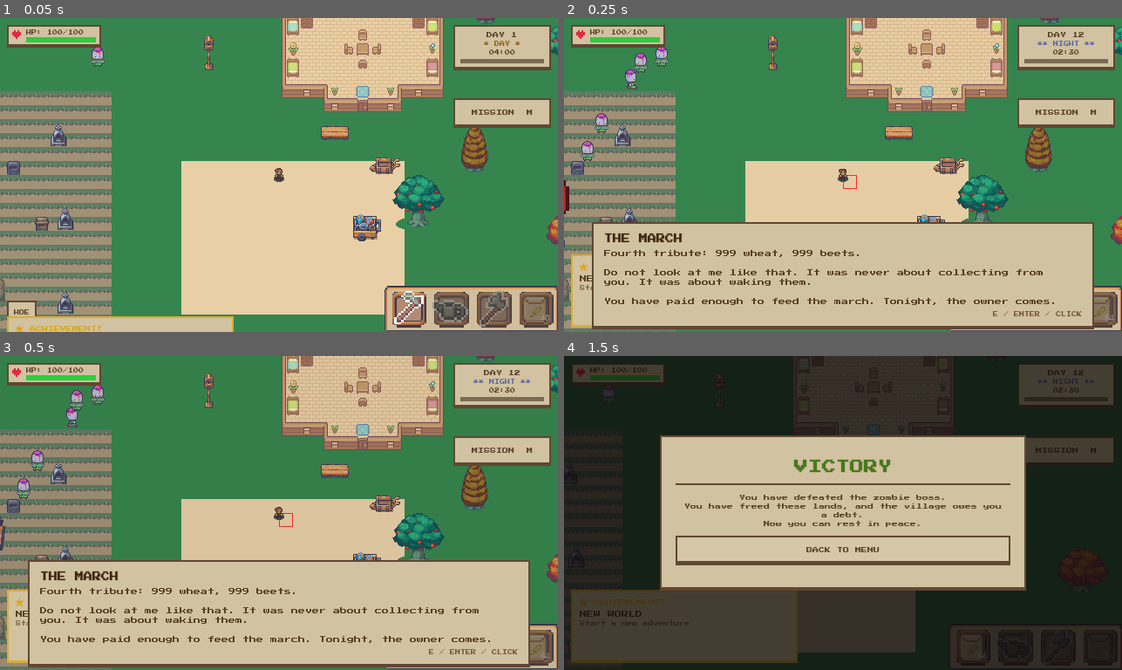
Above: before the commit, frames 1-4 (two rows, left to right).
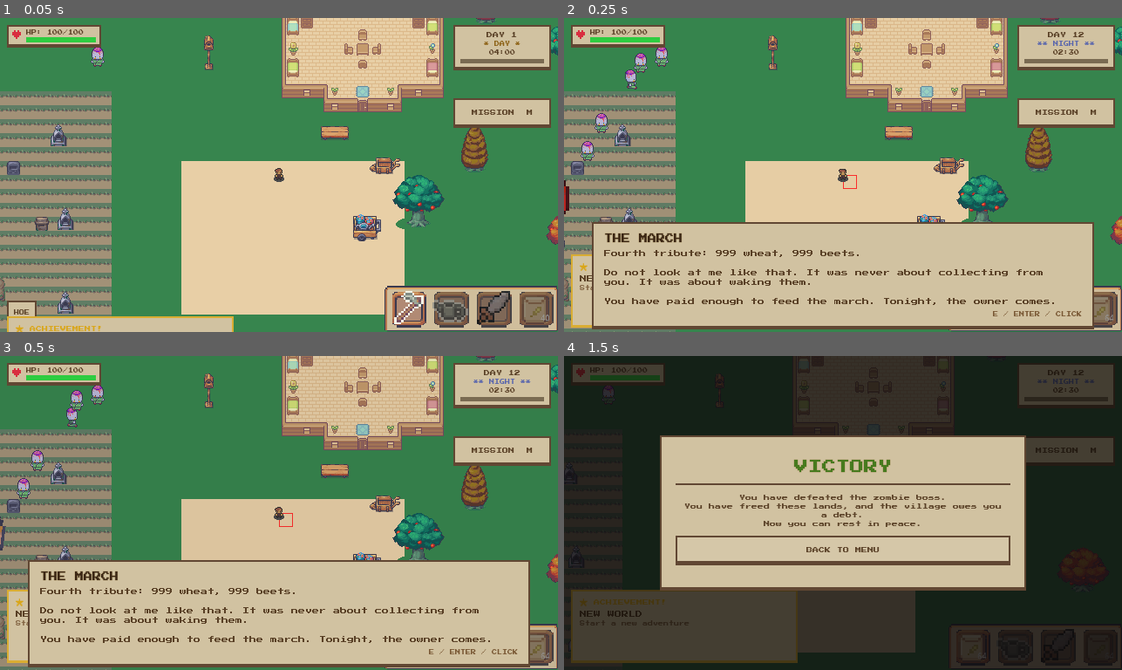
Above: after the commit, the same moments.

Repository: alexmf10/Survivalfarm-
Game: Godot game, scene res://tests/smoke_full_flow.tscn
The game is run twice, just before and just after one commit, with the same random seed, the same clock (stepped at 60 frames per second) and the same inputs. This scene is started directly instead of the project's main scene.
Inputs (mouse positions are in pixels of both pictures, inside the frame that each line leads up to):
- Up to frame 1 (0.05 s): no input
- Up to frame 2 (0.25 s): no input
- Up to frame 3 (0.5 s): no input
- Up to frame 4 (1.5 s): tap Enter at 0.5 s; move the mouse to (965, 497) at 0.52 s; hold D (move_right) 0.53-1.25 s; hold Right mouse button (dash) 0.53-1.25 s; click (965, 497) at 0.67 s; tap Space at 0.77 s; drag from (731, 528) to (876, 443) at 1.27 s

The runs differ from the first frame. In frame 1, 0.3% of the frame differs, in the area x 85-92%, y 86-99%; in frame 2, nothing differs; in frame 3, nothing differs; in frame 4, less than 0.1%.

Commit message:
Crop expansion
3 New crops with their prices in market

Diff:
--- a/core/main.gd
+++ b/core/main.gd
@@ -39,6 +39,9 @@
 	crop_svc.connect_signals()
 	crop_svc.register_crop(preload("res://data/definition/wheat.tres"))
 	crop_svc.register_crop(preload("res://data/definition/beet.tres"))
+	crop_svc.register_crop(preload("res://data/definition/lavender.tres"))
+	crop_svc.register_crop(preload("res://data/definition/ember_lily.tres"))
+	crop_svc.register_crop(preload("res://data/definition/cotton.tres"))
 	EventBus.services.register(&"crop", crop_svc)
 
 	# FarmService: gestiona los visuales del sistema de cultivos (Node, necesita árbol).
--- a/data/component/crop_component.gd
+++ b/data/component/crop_component.gd
@@ -6,6 +6,9 @@
 enum CropType {
 	Wheat,
 	Beet,
+	Cotton,
+	Ember_lily,
+	Lavender
 }
 
 @export var crop_name: String = ""
--- a/data/definition/axe.tres
+++ /dev/null
@@ -1,15 +0,0 @@
-[gd_resource type="Resource" script_class="ToolsComponent" load_steps=3 format=3 uid="uid://udvbn5fy2g1n"]
-
-[ext_resource type="Script" uid="uid://dho82rffr18o5" path="res://data/component/tools_component.gd" id="1_sh6k6"]
-[ext_resource type="Texture2D" uid="uid://ctx2ejkid2f3m" path="res://assets/textures/test/objects/basic_tools_and_meterials.png" id="2_g2le5"]
-
-[resource]
-script = ExtResource("1_sh6k6")
-tool_type = 5
-spritesheet = ExtResource("2_g2le5")
-drop_col = 1
-spritesheet_row = 0
-frame_width = 16
-frame_height = 16
-is_seed = false
-metadata/_custom_type_script = "uid://dho82rffr18o5"
--- /dev/null
+++ b/data/definition/cotton.tres
@@ -0,0 +1,19 @@
+[gd_resource type="Resource" script_class="CropComponent" load_steps=3 format=3 uid="uid://0bdlusbyb12a"]
+
+[ext_resource type="Script" uid="uid://dyk8gpabr5i6s" path="res://data/component/crop_component.gd" id="1_4b78o"]
+[ext_resource type="Texture2D" uid="uid://bxn15y8mnnmqy" path="res://assets/textures/test/objects/basic_plants.png" id="2_b47a0"]
+
+[resource]
+script = ExtResource("1_4b78o")
+crop_name = "Cotton"
+crop_type = 2
+is_seed = false
+max_stages = 4
+days_per_stage = 1
+spritesheet = ExtResource("2_b47a0")
+frame_width = 16
+frame_height = 16
+spritesheet_row = 4
+seed_col = 0
+drop_col = 5
+metadata/_custom_type_script = "uid://dyk8gpabr5i6s"
--- /dev/null
+++ b/data/definition/cotton_seed.tres
@@ -0,0 +1,19 @@
+[gd_resource type="Resource" script_class="CropComponent" load_steps=3 format=3 uid="uid://qv7mkorbifhh"]
+
+[ext_resource type="Script" uid="uid://dyk8gpabr5i6s" path="res://data/component/crop_component.gd" id="1_sqxgk"]
+[ext_resource type="Texture2D" uid="uid://bxn15y8mnnmqy" path="res://assets/textures/test/objects/basic_plants.png" id="2_ydk3p"]
+
+[resource]
+script = ExtResource("1_sqxgk")
+crop_name = "Cotton Seed"
+crop_type = 2
+is_seed = true
+max_stages = 4
+days_per_stage = 1
+spritesheet = ExtResource("2_ydk3p")
+frame_width = 16
+frame_height = 16
+spritesheet_row = 4
+seed_col = 0
+drop_col = 0
+metadata/_custom_type_script = "uid://dyk8gpabr5i6s"
--- /dev/null
+++ b/data/definition/ember_lily.tres
@@ -0,0 +1,19 @@
+[gd_resource type="Resource" script_class="CropComponent" load_steps=3 format=3 uid="uid://cipewrbs405rj"]
+
+[ext_resource type="Script" uid="uid://dyk8gpabr5i6s" path="res://data/component/crop_component.gd" id="1_ds1bk"]
+[ext_resource type="Texture2D" uid="uid://bxn15y8mnnmqy" path="res://assets/textures/test/objects/basic_plants.png" id="2_0p0g0"]
+
+[resource]
+script = ExtResource("1_ds1bk")
+crop_name = "Ember Lily"
+crop_type = 3
+is_seed = false
+max_stages = 4
+days_per_stage = 1
+spritesheet = ExtResource("2_0p0g0")
+frame_width = 16
+frame_height = 16
+spritesheet_row = 3
+seed_col = 0
+drop_col = 5
+metadata/_custom_type_script = "uid://dyk8gpabr5i6s"
--- /dev/null
+++ b/data/definition/ember_lily_seed.tres
@@ -0,0 +1,19 @@
+[gd_resource type="Resource" script_class="CropComponent" load_steps=3 format=3 uid="uid://ds0lfwtv2wwkx"]
+
+[ext_resource type="Script" uid="uid://dyk8gpabr5i6s" path="res://data/component/crop_component.gd" id="1_130am"]
+[ext_resource type="Texture2D" uid="uid://bxn15y8mnnmqy" path="res://assets/textures/test/objects/basic_plants.png" id="2_t2l0g"]
+
+[resource]
+script = ExtResource("1_130am")
+crop_name = "Ember lily seed"
+crop_type = 3
+is_seed = true
+max_stages = 4
+days_per_stage = 1
+spritesheet = ExtResource("2_t2l0g")
+frame_width = 16
+frame_height = 16
+spritesheet_row = 3
+seed_col = 0
+drop_col = 0
+metadata/_custom_type_script = "uid://dyk8gpabr5i6s"
--- /dev/null
+++ b/data/definition/lavender.tres
@@ -0,0 +1,19 @@
+[gd_resource type="Resource" script_class="CropComponent" load_steps=3 format=3 uid="uid://q5yoe4huavwk"]
+
+[ext_resource type="Script" uid="uid://dyk8gpabr5i6s" path="res://data/component/crop_component.gd" id="1_yy3iv"]
+[ext_resource type="Texture2D" uid="uid://bxn15y8mnnmqy" path="res://assets/textures/test/objects/basic_plants.png" id="2_soyea"]
+
+[resource]
+script = ExtResource("1_yy3iv")
+crop_name = "Lavender"
+crop_type = 4
+is_seed = false
+max_stages = 4
+days_per_stage = 1
+spritesheet = ExtResource("2_soyea")
+frame_width = 16
+frame_height = 16
+spritesheet_row = 2
+seed_col = 0
+drop_col = 5
+metadata/_custom_type_script = "uid://dyk8gpabr5i6s"
--- /dev/null
+++ b/data/definition/lavender_seed.tres
@@ -0,0 +1,19 @@
+[gd_resource type="Resource" script_class="CropComponent" load_steps=3 format=3 uid="uid://1jnn63tiytfh"]
+
+[ext_resource type="Script" uid="uid://dyk8gpabr5i6s" path="res://data/component/crop_component.gd" id="1_uwd3i"]
+[ext_resource type="Texture2D" uid="uid://bxn15y8mnnmqy" path="res://assets/textures/test/objects/basic_plants.png" id="2_tv4q2"]
+
+[resource]
+script = ExtResource("1_uwd3i")
+crop_name = "Lavender Seed"
+crop_type = 4
+is_seed = true
+max_stages = 4
+days_per_stage = 1
+spritesheet = ExtResource("2_tv4q2")
+frame_width = 16
+frame_height = 16
+spritesheet_row = 2
+seed_col = 0
+drop_col = 0
+metadata/_custom_type_script = "uid://dyk8gpabr5i6s"
--- /dev/null
+++ b/data/definition/weapon.tres
@@ -0,0 +1,15 @@
+[gd_resource type="Resource" script_class="ToolsComponent" load_steps=3 format=3 uid="uid://udvbn5fy2g1n"]
+
+[ext_resource type="Script" uid="uid://dho82rffr18o5" path="res://data/component/tools_component.gd" id="1_cnfy0"]
+[ext_resource type="Texture2D" uid="uid://c3qitxhl13n84" path="res://assets/textures/test/objects/equipment.png" id="2_6g6pc"]
+
+[resource]
+script = ExtResource("1_cnfy0")
+tool_type = 5
+spritesheet = ExtResource("2_6g6pc")
+drop_col = 0
+spritesheet_row = 1
+frame_width = 16
+frame_height = 16
+is_seed = false
+metadata/_custom_type_script = "uid://dho82rffr18o5"
--- a/services/trade_service.gd
+++ b/services/trade_service.gd
@@ -18,16 +18,25 @@
 const SELL_PRICES: Dictionary = {
 	CropComponent.CropType.Wheat: 5,
 	CropComponent.CropType.Beet: 8,
+	CropComponent.CropType.Lavender: 15,
+	CropComponent.CropType.Ember_lily: 40,
+	CropComponent.CropType.Cotton: 75,
 }
 
 const SEED_PRICES: Dictionary = {
 	CropComponent.CropType.Wheat: 3,
 	CropComponent.CropType.Beet: 5,
+		CropComponent.CropType.Lavender: 10,
+	CropComponent.CropType.Ember_lily: 25,
+	CropComponent.CropType.Cotton: 50,
 }
 
 const CROP_NAMES: Dictionary = {
 	CropComponent.CropType.Wheat: "Wheat",
 	CropComponent.CropType.Beet: "Beet",
+	CropComponent.CropType.Lavender: "Lavender",
+	CropComponent.CropType.Ember_lily: "Ember lily",
+	CropComponent.CropType.Cotton: "Cotton",
 }
 
 var coins: int = 0
@@ -42,18 +51,25 @@
 # Base de datos de los sprites
 var _crop_database: Dictionary = {
 	CropComponent.CropType.Wheat: preload("res://data/definition/wheat.tres"),
-	CropComponent.CropType.Beet: preload("res://data/definition/beet.tres")
+	CropComponent.CropType.Beet: preload("res://data/definition/beet.tres"),
+	CropComponent.CropType.Cotton: preload("res://data/definition/cotton.tres"),
+	CropComponent.CropType.Ember_lily: preload("res://data/definition/ember_lily.tres"),
+	CropComponent.CropType.Lavender: preload("res://data/definition/lavender.tres")
 }
 
 var _seed_database: Dictionary = {
 	CropComponent.CropType.Wheat: preload("res://data/definition/wheat_seed.tres"),
-	CropComponent.CropType.Beet: preload("res://data/definition/beet_seed.tres")
+	CropComponent.CropType.Beet: preload("res://data/definition/beet_seed.tres"),
+	CropComponent.CropType.Cotton: preload("res://data/definition/cotton_seed.tres"),
+	CropComponent.CropType.Ember_lily: preload("res://data/definition/ember_lily_seed.tres"),
+	CropComponent.CropType.Lavender: preload("res://data/definition/lavender_seed.tres")
+
 }
 
 var _tool_database: Dictionary = {
 	ToolsComponent.Tools.TillGround: preload("res://data/definition/hoe.tres"),
 	ToolsComponent.Tools.WaterCrops: preload("res://data/definition/watering_can.tres"),
-	ToolsComponent.Tools.Sword: preload("res://data/definition/axe.tres")
+	ToolsComponent.Tools.Sword: preload("res://data/definition/weapon.tres")
 }
 
 var active_hotbar_index: int = 0 # Guardará un número del 0 al 3
--- a/ui/hud/trade_hud.gd
+++ b/ui/hud/trade_hud.gd
@@ -79,6 +79,9 @@
 	vbox.add_child(_make_label("-- SELL --", 7, COLOR_SELL))
 	_add_sell_row(vbox, CropComponent.CropType.Wheat, 5)
 	_add_sell_row(vbox, CropComponent.CropType.Beet,  8)
+	_add_sell_row(vbox, CropComponent.CropType.Lavender,  15)
+	_add_sell_row(vbox, CropComponent.CropType.Ember_lily,  40)
+	_add_sell_row(vbox, CropComponent.CropType.Cotton,  75)
 
 	vbox.add_child(_make_separator())
 
@@ -86,6 +89,9 @@
 	vbox.add_child(_make_label("-- BUY SEEDS --", 7, COLOR_BUY))
 	_add_buy_row(vbox, CropComponent.CropType.Wheat, 3)
 	_add_buy_row(vbox, CropComponent.CropType.Beet,  5)
+	_add_buy_row(vbox, CropComponent.CropType.Lavender,  10)
+	_add_buy_row(vbox, CropComponent.CropType.Ember_lily,  25)
+	_add_buy_row(vbox, CropComponent.CropType.Cotton,  50)
 
 	vbox.add_child(_make_separator())
 
Binary file changed: assets/textures/test/objects/basic_plants.png
Binary file added: assets/textures/test/objects/equipment.png
Not shown, changed: assets/textures/test/objects/equipment.png.import
Not shown: 1 places in data/definition/beet_seed.tres that only renumber resources
